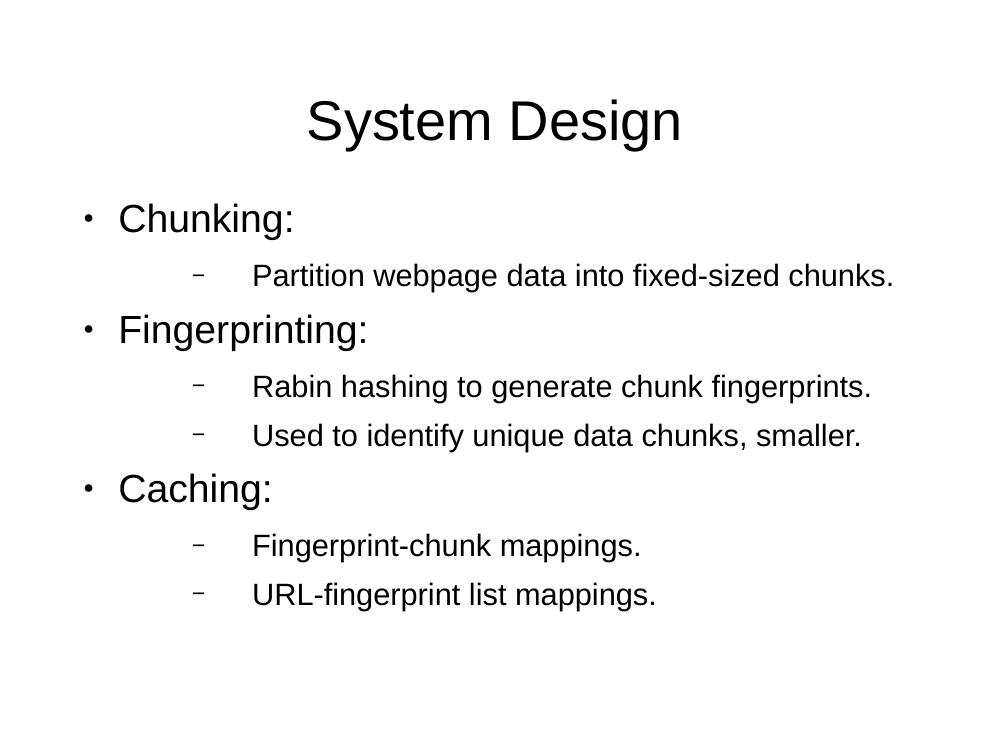
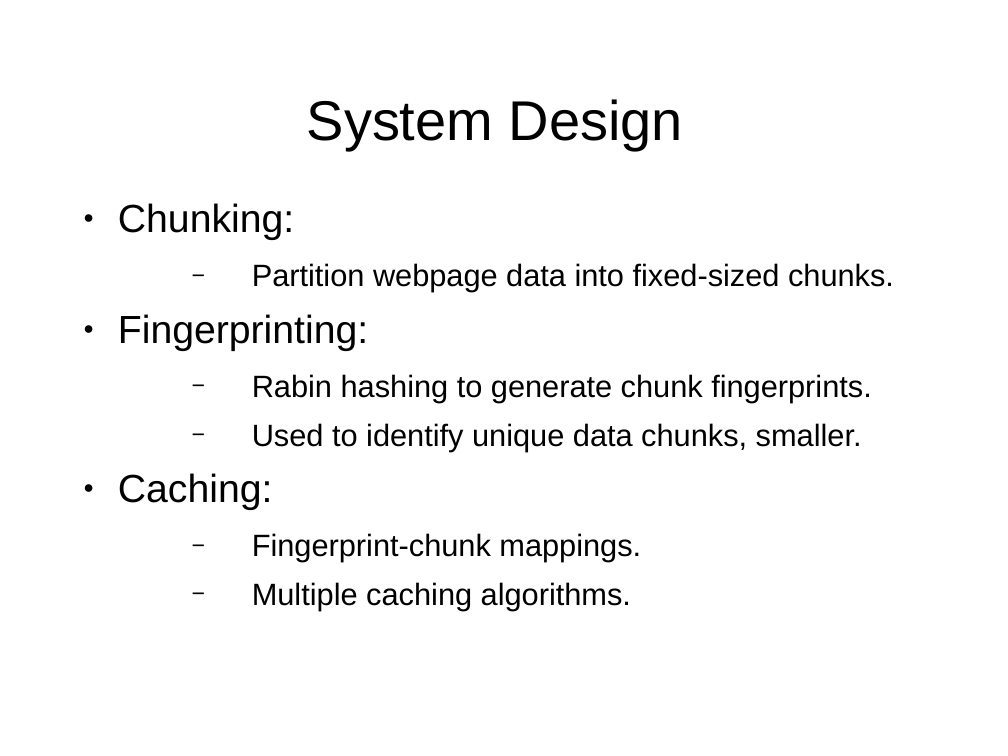
Before and after one commit to masomel/big-data-project, a slide deck: slide 4 of paper/Presentation_May17.ppt (slide 5 before the commit). Drawn at 1008x756 pixels with LibreOffice and Linux fonts; fonts in the diff are those of the drawing; background and template pictures are left out. Boxes give left, top, right and bottom in pixels: in the first picture for what was removed or moved away, otherwise in the second. Text is boxed around its words. In the diff, an @@ line names an element or a change of style, - is before the commit and + after.

```diff
--- a/paper/Presentation_May17.ppt
+++ b/paper/Presentation_May17.ppt
@@ text at (252, 582, 631, 611): text changed @@
-  − URL-fingerprint list mappings.
+  − Multiple caching algorithms.
```
Also in this commit, not shown: 5 other slides changed, 5 slides added, 4 slides removed.
